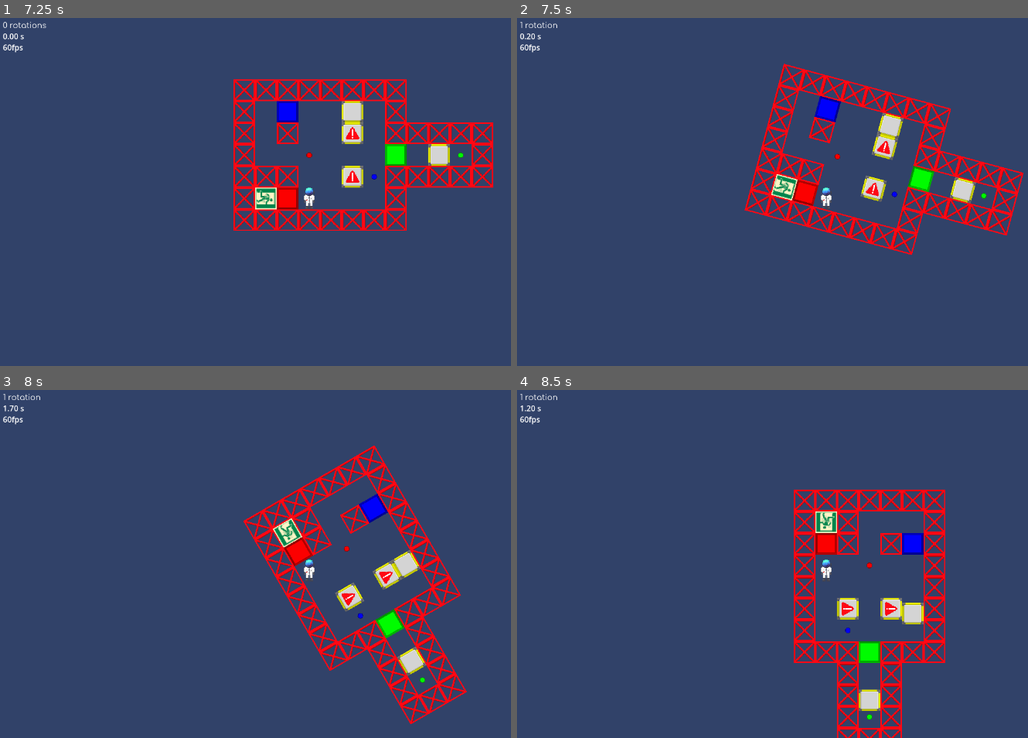
Above: before the commit, frames 1-4 (two rows, left to right).
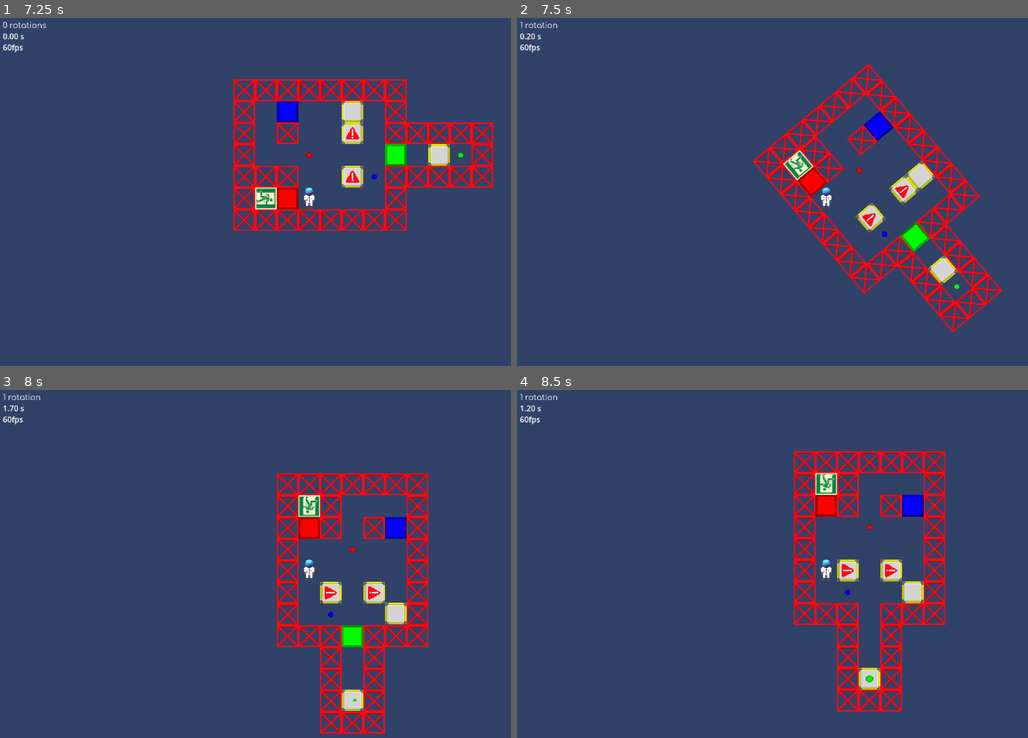
Above: after the commit, the same moments.

Repository: wojtekmal/escape-blocks
Game: Godot game, scene res://menu_stuff/menu_2.tscn
Same seed, same stepped clock (60 frames per second), same inputs: the game is played once before the commit and once after it.
Inputs (mouse positions are in pixels of both pictures, inside the frame that each line leads up to):
- Up to frame 1 (7.25 s): click (194, 73) at 0.52 s; tap Enter at 1.25 s; move the mouse to (444, 174) at 1.27 s; hold Right (gravity_right) 1.28-2.03 s; hold W (jump) 1.28-2.03 s; click (444, 174) at 1.42 s; tap R (restart) every 0.75 s from 2 to 5 s; move the mouse to (183, 209) at 2.02 s; hold Left (gravity_left) 2.03-2.78 s; tap W (jump) at 2.1, 2.27, 2.57, 3.6, 3.77, 4.07, 5.1, 5.27, 5.57 s; move the mouse to (373, 115) at 2.77 s; hold Right (gravity_right) 2.78-3.53 s; hold W (jump) 2.78-3.53 s; move the mouse to (275, 261) at 3.52 s; hold Up (gravity_up) 3.53-4.28 s; click (275, 261) at 3.67 s; move the mouse to (495, 244) at 4.27 s; hold W (jump) 4.28-5.03 s; hold Left (gravity_left) 4.28-6.5 s; move the mouse to (122, 139) at 5.02 s; move the mouse to (342, 192) at 5.77 s; hold W (jump) 5.78-6.5 s; click (342, 192) at 5.92 s; click "1" at 6.5 s
- Up to frame 2 (7.5 s): move the mouse to (731, 105) at 7.27 s; hold Right (gravity_right) from 7.28 s (still down); tap W (jump) at 7.35 s
- Up to frame 3 (8 s): keep holding Right (gravity_right); tap W (jump) at 7.52, 7.82 s
- Up to frame 4 (8.5 s): move the mouse to (961, 546) at 8.02 s; release Right (gravity_right) at 8.03 s; hold Up (gravity_up) from 8.03 s (still down); hold W (jump) from 8.03 s (still down)

Frame 1 is identical in both runs. In frame 2, 12% of the frame differs, in the area x 44-100%, y 13-91%; in frame 3, 12%, in the area x 47-92%, y 16-99%; in frame 4, 11%.

Commit message:
movement

Diff:
--- a/engine/levels/LevelTemplate.tscn
+++ b/engine/levels/LevelTemplate.tscn
@@ -16,6 +16,7 @@
 [ext_resource type="Texture2D" uid="uid://ddo0kuo1nd0xw" path="res://textures/blocks/button.png" id="12_gobi5"]
 [ext_resource type="Texture2D" uid="uid://dwm0i4f3lr28f" path="res://textures/blocks/door.png" id="13_lyb2i"]
 [ext_resource type="FontFile" uid="uid://curjj8j0yb7o0" path="res://fonts/conthrax/conthrax-sb.otf" id="14_wb3oo"]
+[ext_resource type="Script" path="res://scripts/stopwatch.gd" id="17_g1hll"]
 
 [sub_resource type="TileSetAtlasSource" id="TileSetAtlasSource_ja7cw"]
 texture = ExtResource("3")
@@ -322,7 +323,6 @@
 collision_mask = 1
 board_cords = Vector2i(3, 2)
 board_dimensions = Vector2i(8, 5)
-x_speed = 0
 metadata/_edit_horizontal_guides_ = []
 
 [node name="BoardLimits" type="TileMap" parent="." groups=["board_limits"]]
@@ -333,6 +333,7 @@
 board_dimensions = Vector2i(8, 5)
 
 [node name="RotationTimer" type="Timer" parent="."]
+wait_time = 0.3
 one_shot = true
 script = ExtResource("6_lnp4p")
 
@@ -394,3 +395,12 @@
 text = "END GAME.
 TOTAL ROTATIONS : 7"
 context_menu_enabled = true
+
+[node name="Timer" type="CanvasLayer" parent="Control"]
+script = ExtResource("17_g1hll")
+
+[node name="RichTextLabel" type="RichTextLabel" parent="Control/Timer"]
+offset_left = 6.0
+offset_top = 26.0
+offset_right = 239.0
+offset_bottom = 89.0
--- a/engine/levels/test_level_template.tscn
+++ b/engine/levels/test_level_template.tscn
@@ -1,7 +1,6 @@
-[gd_scene load_steps=3 format=3 uid="uid://o5wwgygxb364"]
+[gd_scene load_steps=2 format=3 uid="uid://o5wwgygxb364"]
 
 [ext_resource type="PackedScene" uid="uid://bk50fllxbyt1k" path="res://levels/LevelTemplate.tscn" id="1_abf3c"]
-[ext_resource type="Script" path="res://scripts/stopwatch.gd" id="2_fjjyv"]
 
 [node name="LevelTemplate" instance=ExtResource("1_abf3c")]
 process_mode = 1
@@ -23,12 +22,3 @@
 visible = false
 layer_0/tile_data = PackedInt32Array(262144, 131072, 131072, 196609, 131072, 196608, 196608, 131072, 65536, 262145, 131 …(33716 unchanged characters)…
 board_dimensions = Vector2i(80, 50)
-
-[node name="Timer" type="CanvasLayer" parent="Control" index="1"]
-script = ExtResource("2_fjjyv")
-
-[node name="RichTextLabel" type="RichTextLabel" parent="Control/Timer" index="0"]
-offset_left = 6.0
-offset_top = 26.0
-offset_right = 239.0
-offset_bottom = 89.0
--- a/engine/scripts/LevelTemplate.gd
+++ b/engine/scripts/LevelTemplate.gd
@@ -252,7 +252,7 @@
 
 	var coyote_timer = $Player/CoyoteTimer
 
-	if Input.is_action_just_pressed("jump") and (!player.is_falling or coyote_timer.time_left > 0):
+	if Input.is_action_pressed("jump") and (!player.is_falling or coyote_timer.time_left > 0):
 		game_started = true
 		player.y_speed = -400
 		coyote_timer.stop()
--- a/engine/scripts/Player.gd
+++ b/engine/scripts/Player.gd
@@ -15,8 +15,8 @@
 @export var y_speed := 0
 @export var x_speed := 0
 
-var WALK_SPEED := 120.0
-var friction := 0.75
+var WALK_SPEED := 150.0
+var friction := 0.65
 
 var offset = 10;
 var crawling := false
Not shown: 1 places in engine/levels/LevelTemplate.tscn that only renumber resources
